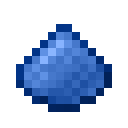
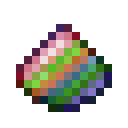
Comparing the layer stacks of the two (128, 128) images. Changes:
hid group "cobalt" (4 layers) over (16, 24, 112, 112)
added group "rainbow" with 3 layers above "bismuth" over (16, 24, 112, 112)
added layer "Gradient Fill 1" (1st of 2, in "rainbow") (color, 70%) in group "rainbow" over (16, 24, 112, 112)
added layer "bismuth" (1st of 3, in "rainbow") in group "rainbow" over (16, 24, 112, 112)
